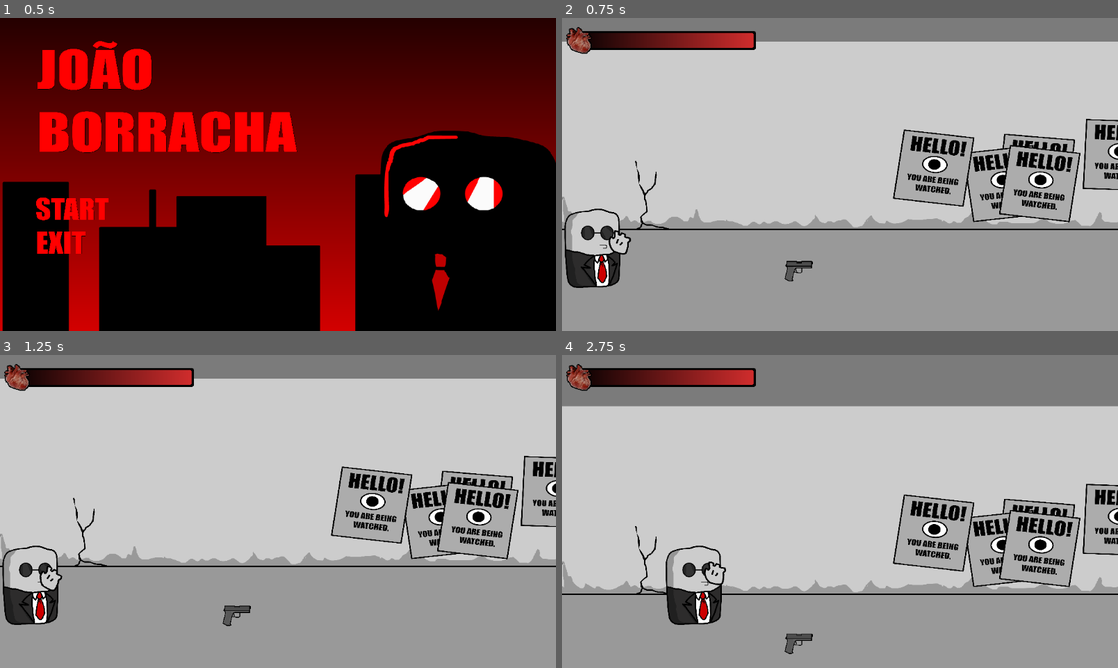
Above: before the commit, frames 1-4 (two rows, left to right).
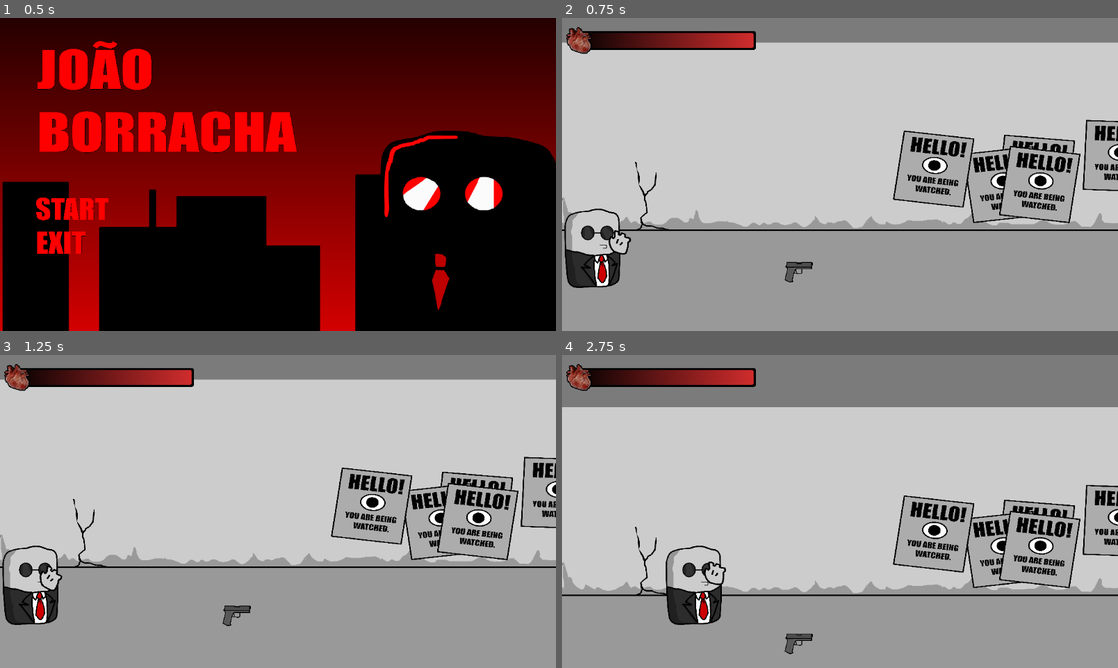
Above: after the commit, the same moments.

Repository: PH1LIPPUS/JoaoBorracha
Game: Godot game, scene res://Sceens/main.tscn
The game is run twice, just before and just after one commit, with the same random seed, the same clock (stepped at 60 frames per second) and the same inputs. Video files are missing from this copy of the repository; at most half a second of black plays in their place.
Inputs (mouse positions are in pixels of both pictures, inside the frame that each line leads up to):
- Up to frame 1 (0.5 s): no input
- Up to frame 2 (0.75 s): click (634, 208) at 0.5 s
- Up to frame 3 (1.25 s): no input
- Up to frame 4 (2.75 s): move the mouse to (962, 495) at 1.27 s; hold Q (drop) 1.28-2.03 s; hold D (right) from 1.28 s (still down); tap Space (jump) at 1.52, 2.27 s; move the mouse to (728, 527) at 2.02 s; tap E (pickup) at 2.1 s

Frame 1 is identical in both runs. In frame 2, 3.2% of the frame differs, in the area x 0-100%, y 7-85%; in frame 3, 3.1%; in frame 4, 3.7%, in the area x 0-100%, y 16-96%.

Commit message:
Mapa todo bom ahh yhea

Diff:
--- a/joaoborracha/Sceens/map.tscn
+++ b/joaoborracha/Sceens/map.tscn
@@ -6,6 +6,7 @@
 [ext_resource type="Texture2D" uid="uid://cq425ck3or4q3" path="res://Resources/Maps/Final2.png" id="3_o2xtr"]
 [ext_resource type="Texture2D" uid="uid://c4hncmrhbwhaa" path="res://Resources/Maps/Final3.png" id="4_knvlg"]
 [ext_resource type="Texture2D" uid="uid://wese7xclmpjk" path="res://Resources/resources/sprites/chars/rockstar.png" id="4_qitap"]
+[ext_resource type="Texture2D" uid="uid://c0j8amab1rwnw" path="res://Resources/Maps/Final4.png" id="5_o2xtr"]
 
 [sub_resource type="RectangleShape2D" id="RectangleShape2D_1kbfe"]
 size = Vector2(14182.5, 170)
@@ -30,16 +31,21 @@
 texture = ExtResource("3_o2xtr")
 
 [node name="MapaFinal3" type="Sprite2D" parent="."]
-position = Vector2(6946, 218)
+position = Vector2(7477, 218)
 scale = Vector2(0.302019, 0.254724)
 texture = ExtResource("4_knvlg")
+
+[node name="MapaFinal4" type="Sprite2D" parent="."]
+position = Vector2(11594, 218)
+scale = Vector2(0.302019, 0.254724)
+texture = ExtResource("5_o2xtr")
 
 [node name="Colisões" type="StaticBody2D" parent="."]
 collision_layer = 33
 collision_mask = 0
 
 [node name="Chao" type="CollisionShape2D" parent="Colisões"]
-position = Vector2(7014, 602)
+position = Vector2(7014, 600)
 shape = SubResource("RectangleShape2D_1kbfe")
 
 [node name="Parede da direita" type="CollisionShape2D" parent="Colisões"]
Binary file changed: joaoborracha/Resources/Maps/Final3.png
Binary file added: joaoborracha/Resources/Maps/Final4.png
Not shown, added: joaoborracha/Resources/Maps/Final4.png.import
Binary file added: joaoborracha/Resources/resources/sprites/chars/vangog.aseprite
Not shown, added: joaoborracha/Resources/resources/sprites/mesa_de_recepção.png.import
Not shown: 1 places in joaoborracha/Sceens/map.tscn that only renumber resources
